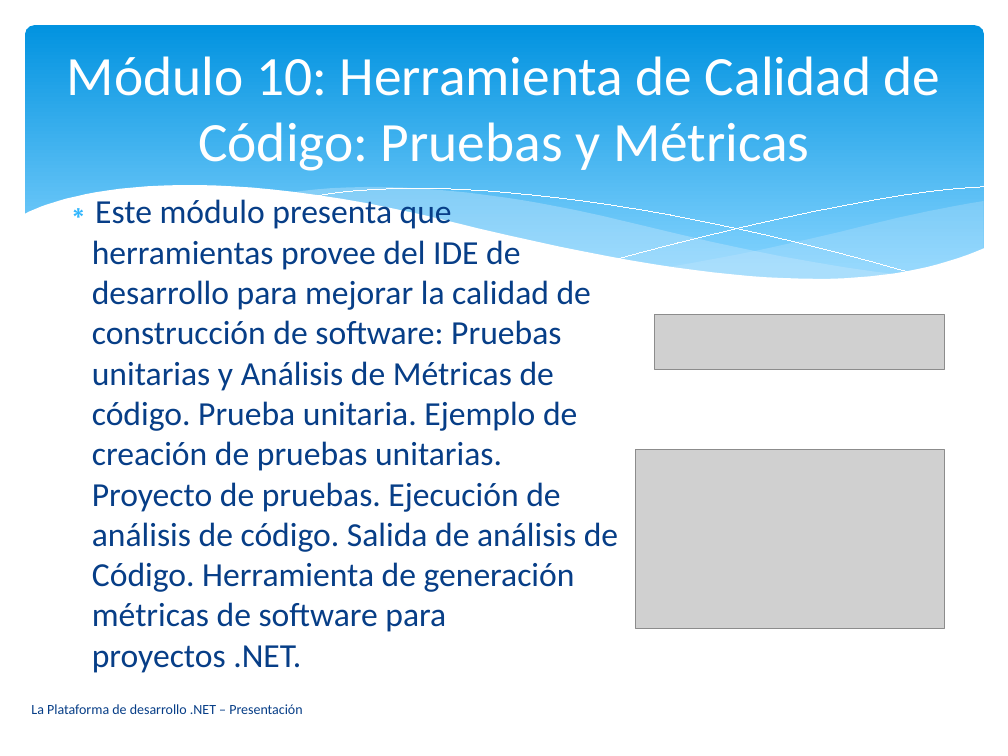
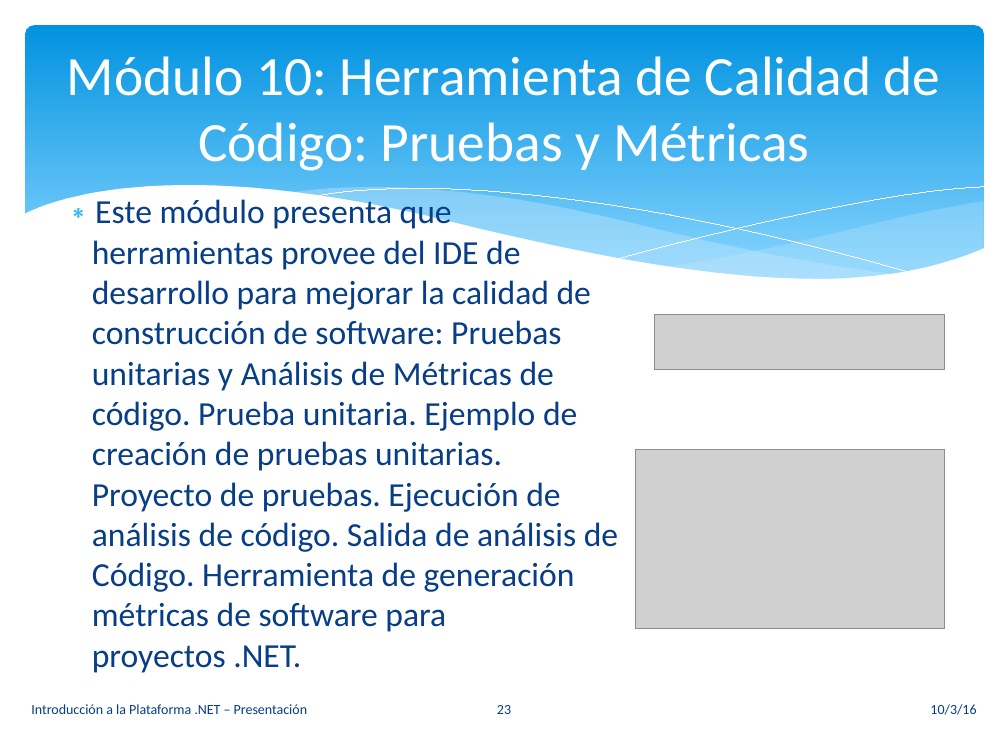
Before and after one commit to vvalotto/UADER-La-Plataforma-de-Desarrollo-.NET, a slide deck: slide 23 of Presentaciones/00. Presentacion - Introduccion a la Plataforma .NET.pptx. Drawn at 1008x756 pixels with LibreOffice and Linux fonts; fonts in the diff are those of the drawing; grey boxes stand for pictures. Boxes give left, top, right and bottom in pixels: in the first picture for what was removed or moved away, otherwise in the second. Text is boxed around its words. In the diff, an @@ line names an element or a change of style, - is before the commit and + after.

```diff
--- a/Presentaciones/00. Presentacion - Introduccion a la Plataforma .NET.pptx
+++ b/Presentaciones/00. Presentacion - Introduccion a la Plataforma .NET.pptx
@@ text at box(31, 704, 307, 714): text changed @@
-La Plataforma de desarrollo .NET – Presentación
+Introducción a la Plataforma .NET – Presentación
@@ page number added at box(497, 705, 511, 714), 10 pt, text #073E87 @@
+23
@@ text added at box(930, 704, 976, 715), 10 pt, text #073E87 @@
+10/3/16
```
Also in this commit, not shown: 26 other slides changed.
